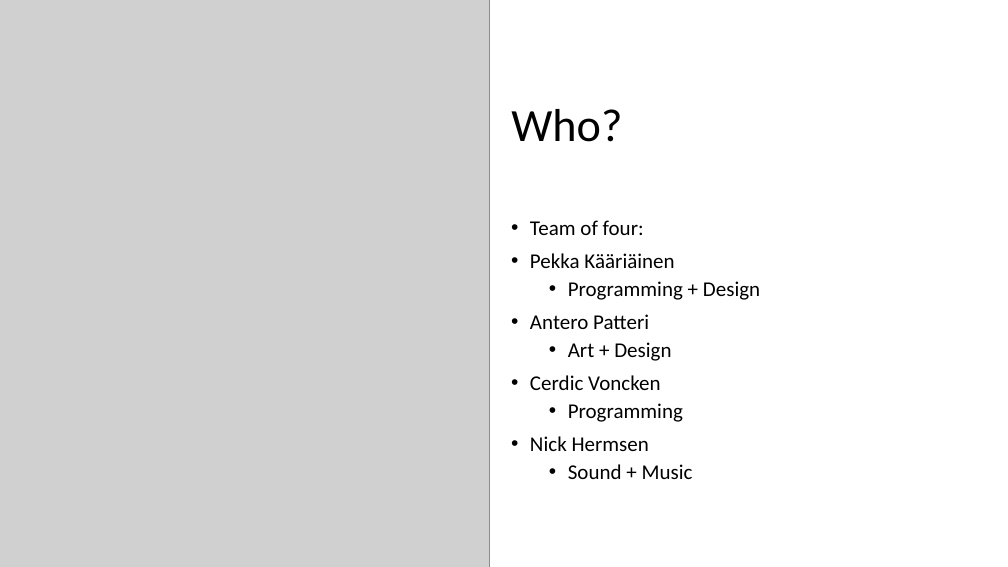
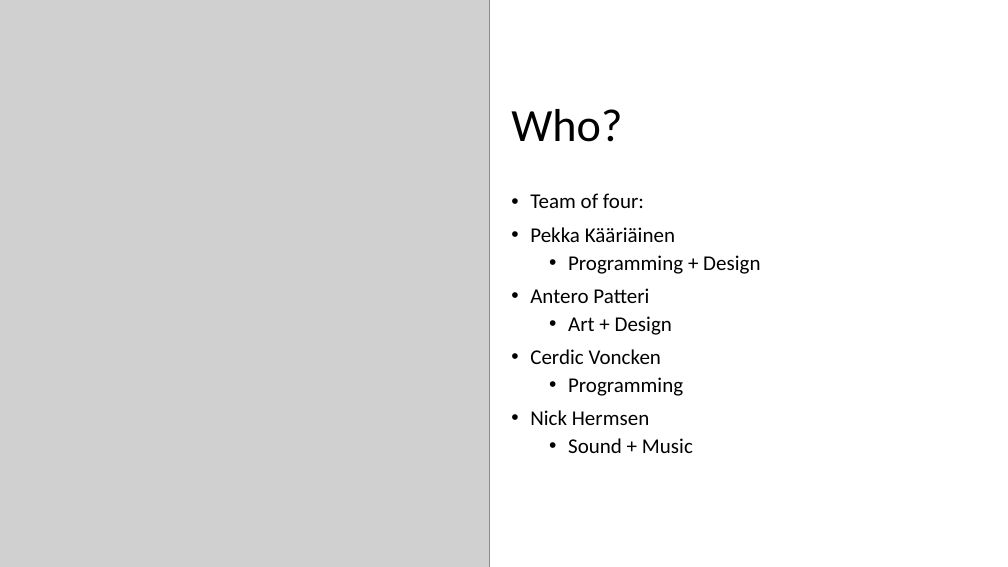
Before and after one commit to L5478/JamDev, a slide deck: slide 4 of Quack-A-Moley.pptx. Drawn at 1008x567 pixels with LibreOffice and Linux fonts; fonts in the diff are those of the drawing; grey boxes stand for pictures; background and template pictures are left out. Boxes give left, top, right and bottom in pixels: in the first picture for what was removed or moved away, otherwise in the second. Text is boxed around its words. In the diff, an @@ line names an element or a change of style, - is before the commit and + after.

```diff
--- a/Quack-A-Moley.pptx
+++ b/Quack-A-Moley.pptx
@@ text "Team of four:": place and size @@
-text "Team of four:" at box(530, 220, 760, 479)
+text "Team of four:" at box(530, 193, 760, 453)
```
Also in this commit, not shown: 3 other slides changed.
